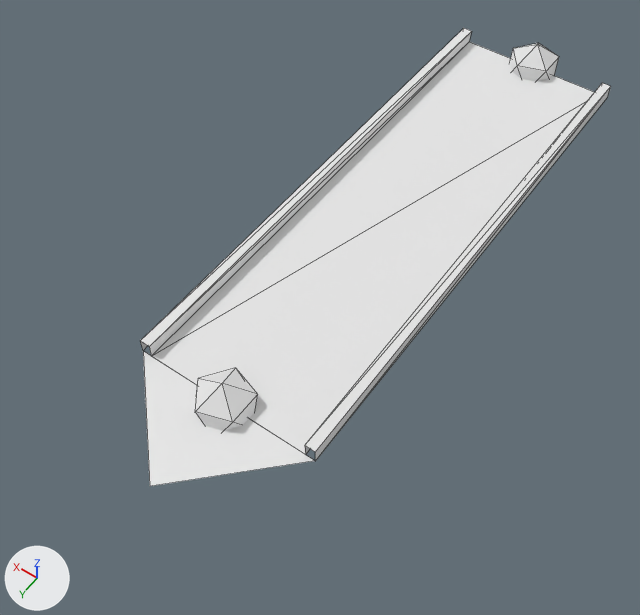
The Blender file assets/Models/Road.blend: old version first, new version second.
Before and after are seen from a 50 mm lens placed at (-9.5, 26.9, 20.5), pointed at (0.5, 12.8, -1.6). The axes (+X, +Y, +Z) are drawn at lower left. The lights are the same throughout. Mesh edges are drawn as thin lines.

Objects in the first picture: 'End/1', 'Mesh/0', 'PP/0/0', 'PP/1/0'.
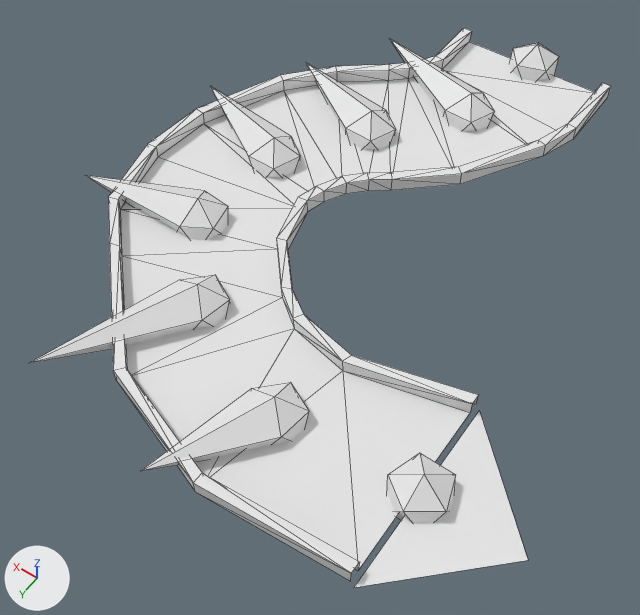
Boxes (x1, y1, x2, y2) around the edits, measured in the pictures (640 x 615 px; the box of a moved part takes in the faces that stretch with it):
'Mesh/0', reshaped (7% wider, 28% taller): before (141, 28, 611, 461); after (108, 28, 611, 581)
'End/1', moved, turned: before (143, 351, 315, 486); after (354, 411, 528, 588)
'PP/6/5', added: after (141, 382, 309, 471)
'PP/5/4', added: after (30, 275, 230, 363)
'PP/1/0', reshaped, moved, turned: before (195, 368, 258, 431); after (389, 38, 495, 132)
'PP/4/3', added: after (86, 175, 228, 240)
'PP/7/6', added: after (387, 453, 456, 523)
'PP/3/2', added: after (210, 86, 300, 178)
'PP/2/1', added: after (306, 63, 396, 150)
part 1 of me_icosphere_001, moved or reshaped: before (195, 368, 235, 411); after (389, 38, 482, 115)

What the commit changed:
me_icosphere_001 has 12 vertices, 20 faces and spans x -0.89..0.89, y -0.85..0.85, z -1.0..1.0.
me_icosphere_001 is used by ob_pp_1_0; location (0.0, 18.0, 0.0).
Part 1, on me_icosphere_001:
Vertex 10 of me_icosphere_001 moves from (0.89, 0.0, 0.45) at pixel (198, 378) to (4.71, 0.0, 0.45) at pixel (389, 38).
me_cube_001 is used by ob_mesh_0; location (0.0, 0.0, 0.0); rotation (0.0, 0.0, 4.712), in degrees (0, 0, 270); scale (1.5, 1.0, 1.0).
me_cube_001 had 16 vertices, 14 faces and spanned x -12.0..0.0, y -3.0..3.0, z 0.0..0.48.
me_cube_001 now has 112 vertices, 182 faces and spans x -13.64..0.0, y -5.53..8.35, z 0.0..0.48.
Part 2, on me_cube_001:
8 vertices are removed from x -12.0, y -3.0..3.0, z 0.0..0.48.
14 faces are deleted.
78 vertices are added at x -13.64..-1.4, y -5.53..8.35, z 0.0..0.48.
26 new vertices lie (0.0, 0.0, 0.48) away from vertices in x -13.64..-1.4, y -5.53..8.35, z 0.0.
182 new faces join them.
Mesh me_icosphere_002 is new.
It has 12 vertices, 20 faces and spans x -0.89..4.09, y -0.85..0.85, z -1.0..1.0.
Mesh me_icosphere_003 is new.
It has 12 vertices, 20 faces and spans x -0.89..4.16, y -0.85..0.85, z -1.0..1.0.
Mesh me_icosphere_004 is new.
It has 12 vertices, 20 faces and spans x -0.89..4.2, y -0.85..0.85, z -1.0..1.0.
Mesh me_icosphere_005 is new.
It has 12 vertices, 20 faces and spans x -0.89..5.06, y -0.85..0.85, z -1.0..1.0.
Mesh me_icosphere_006 is new.
It has 12 vertices, 20 faces and spans x -0.89..3.82, y -0.85..0.85, z -1.0..1.0.
Object 'End/1' (ob_end_1) moves from (0.0, 18.0, 0.0) to (-5.68, 17.18, 0.0).
Object 'End/1' (ob_end_1) turns from (0, 0, 0) to (0, 0, 90) degrees about x, y and z.
Object 'PP/1/0' (ob_pp_1_0) moves from (0.0, 18.0, 0.0) to (0.57, 3.83, 0.0).
Object 'PP/1/0' (ob_pp_1_0) turns from (0, 0, 0) to (0, 0, -21) degrees about x, y and z.
Object 'PP/2/1' (ob_pp_2_1) is new; it shows me_icosphere_002.
Its location is (2.85, 6.61, 0.0).
Its rotation mode is 'ZYX'.
Its rotation in degrees is (0, 0, -21).
Object 'PP/3/2' (ob_pp_3_2) is new; it shows me_icosphere_003.
Its location is (4.71, 9.6, 0.0).
Its rotation mode is 'ZYX'.
Its rotation in degrees is (0, 0, -19).
Object 'PP/4/3' (ob_pp_4_3) is new; it shows me_icosphere_004.
Its location is (4.92, 13.17, 0.0).
Its rotation mode is 'ZYX'.
Its rotation in degrees is (0, 0, 13).
Object 'PP/5/4' (ob_pp_5_4) is new; it shows me_icosphere_005.
Its location is (2.71, 15.81, 0.0).
Its rotation mode is 'ZYX'.
Its rotation in degrees is (0, 0, 63).
Object 'PP/6/5' (ob_pp_6_5) is new; it shows me_icosphere_006.
Its location is (-1.37, 17.53, 0.0).
Its rotation mode is 'ZYX'.
Its rotation in degrees is (0, 0, 65).
Object 'PP/7/6' (ob_pp_7_6) is new; it shows a copy of the mesh of ob_pp_0_0.
Its location is (-5.68, 17.18, 0.0).
Its rotation mode is 'ZYX'.
Its rotation in degrees is (0, 0, 90).
